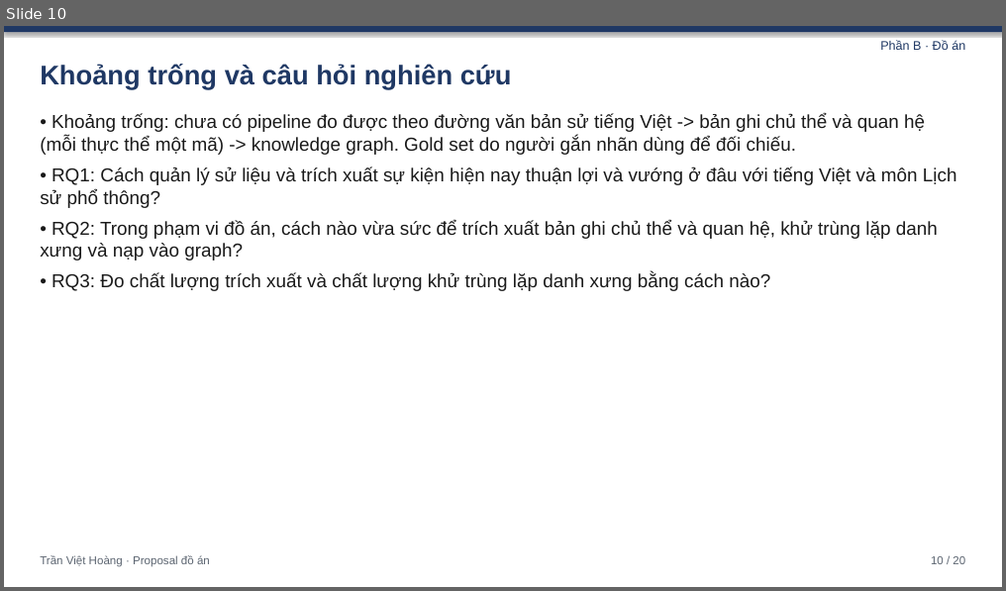
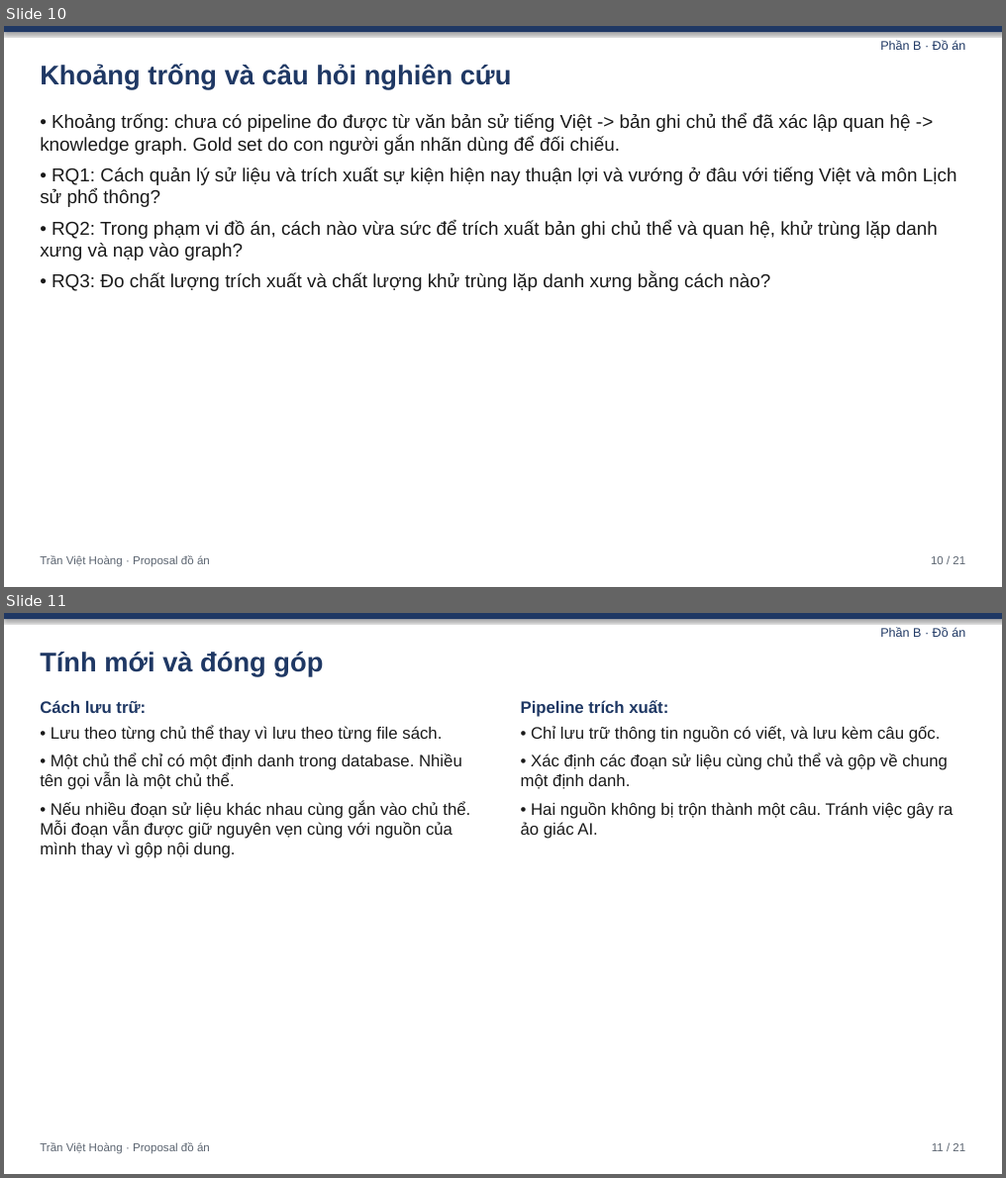
Before and after one commit to quac17/History-graph-db, a slide deck: Do An/slide-bao-cao-proposal.pptx. Shown one above the other, each under a label of ours: slide 10 before the commit, slides 10 and 11 after it. The pictures are 1006x591 and 1006x1178 pixels, drawn with LibreOffice and Linux fonts; fonts in the diff are those of the drawing. Boxes give left, top, right and bottom in pixels: in the first picture for what was removed or moved away, otherwise in the second. Text is boxed around its words. In the diff, an @@ line names an element or a change of style, - is before the commit and + after.

```diff
--- a/Do An/slide-bao-cao-proposal.pptx
+++ b/Do An/slide-bao-cao-proposal.pptx
@@ slide 11 added at <box>4,613,1002,1174</box>, background #FFFFFF @@
@@ rectangle added at <box>4,613,1002,619</box>, fill #1F3864 @@
@@ text added at <box>880,627,965,637</box>, 12 pt, text #1F3864 @@
+Phần B · Đồ án
@@ text added at <box>40,652,323,675</box>, 26 pt, text #1F3864, bold @@
+Tính mới và đóng góp
@@ text added at <box>40,700,146,713</box>, 16 pt, text #1F3864, bold @@
+Cách lưu trữ:
@@ text added at <box>521,700,668,717</box>, 16 pt, text #1F3864, bold @@
+Pipeline trích xuất:
@@ text added at <box>40,725,470,859</box>, 16 pt, text #1A1A1A @@
+• Lưu theo từng chủ thể thay vì lưu theo từng file sách.
+• Một chủ thể chỉ có một định danh trong database. Nhiều tên gọi vẫn là một chủ thể.
+• Nếu nhiều đoạn sử liệu khác nhau cùng gắn vào chủ thể. Mỗi đoạn vẫn được giữ nguyên vẹn cùng với nguồn của mình thay vì gộp nội dung.
@@ text added at <box>521,726,953,839</box>, 16 pt, text #1A1A1A @@
+• Chỉ lưu trữ thông tin nguồn có viết, và lưu kèm câu gốc.
+• Xác định các đoạn sử liệu cùng chủ thể và gộp về chung một định danh.
+• Hai nguồn không bị trộn thành một câu. Tránh việc gây ra ảo giác AI.
@@ text added at <box>40,1143,210,1155</box>, 11 pt, text #5B6470 @@
+Trần Việt Hoàng · Proposal đồ án
@@ text added at <box>932,1144,965,1152</box>, 11 pt, text #5B6470 @@
+11 / 21
@@ slide 10 changed as well @@
@@ text at <box>40,113,911,155</box>: text changed @@
-• Khoảng trống: chưa có pipeline đo được theo đường văn bản sử tiếng Việt -> bản ghi chủ thể và quan hệ (mỗi thực thể một mã) -> knowledge graph. Gold set do người gắn nhãn dùng để đối chiếu.
+• Khoảng trống: chưa có pipeline đo được từ văn bản sử tiếng Việt -> bản ghi chủ thể đã xác lập quan hệ -> knowledge graph. Gold set do con người gắn nhãn dùng để đối chiếu.
@@ text at <box>931,557,965,565</box>: text changed @@
-10 / 20
+10 / 21
```
Also in this commit, not shown: 19 other slides changed, 16 other files.
